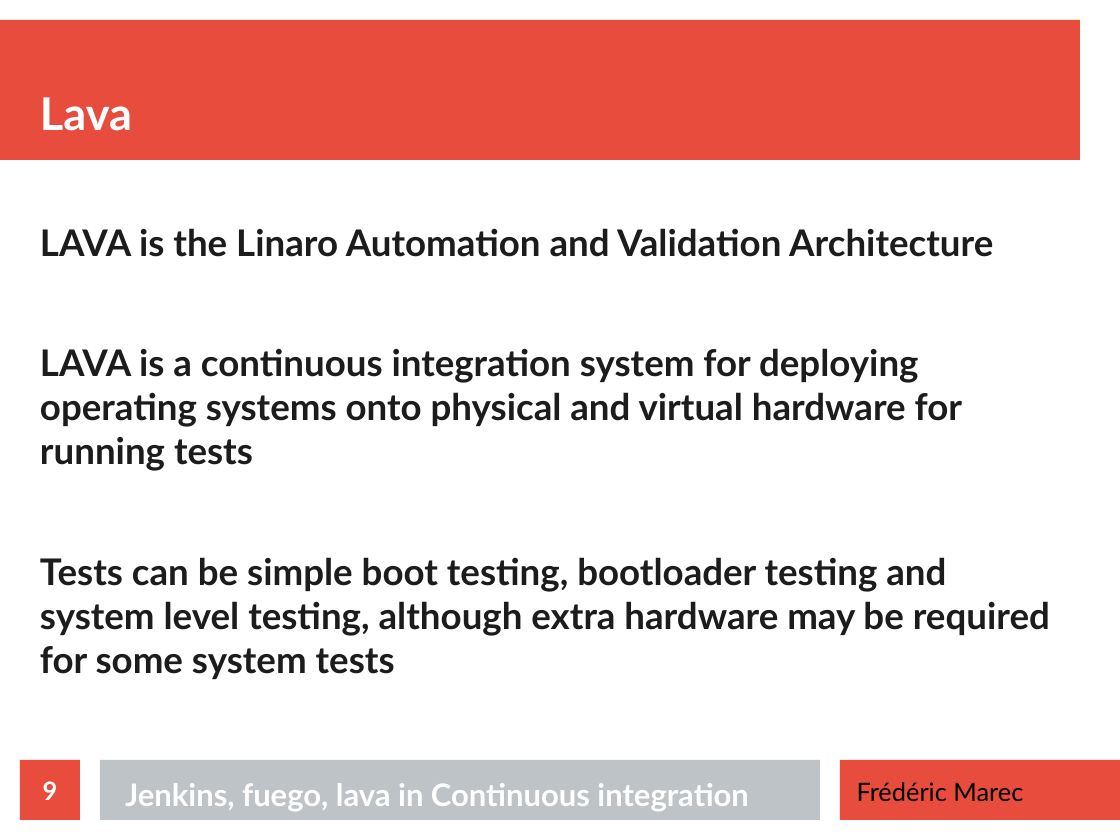
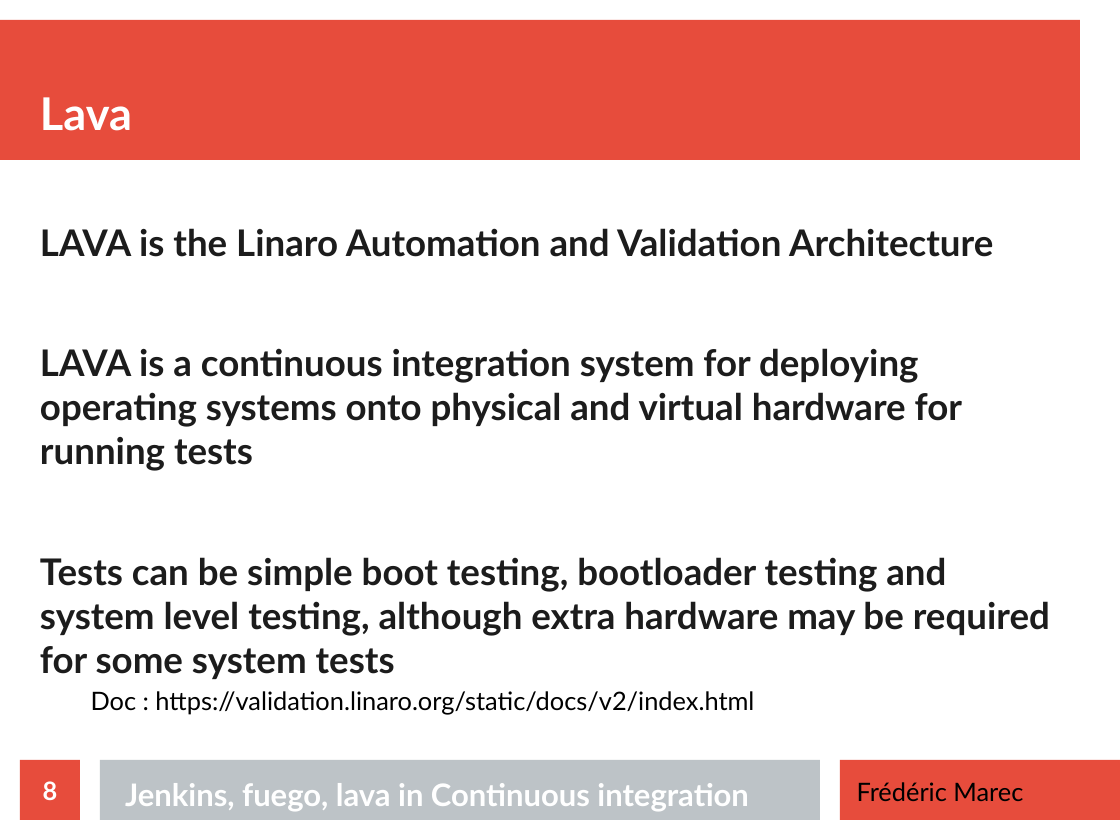
Before and after one commit to DDTLK/review, a slide deck: slide 8 of CI-presentation.odp (slide 9 before the commit). Drawn at 1120x840 pixels with LibreOffice and Linux fonts; fonts in the diff are those of the drawing. Boxes give left, top, right and bottom in pixels: in the first picture for what was removed or moved away, otherwise in the second. Text is boxed around its words. In the diff, an @@ line names an element or a change of style, - is before the commit and + after.

```diff
--- a/CI-presentation.odp
+++ b/CI-presentation.odp
@@ text added at (91, 691, 754, 714), 18 pt, text #000000 @@
+Doc : https://validation.linaro.org/static/docs/v2/index.html
@@ page number at (43, 781, 58, 800): text changed @@
-9
+8
```
Also in this commit, not shown: 2 other slides changed, 1 slide added, 2 slides removed.
